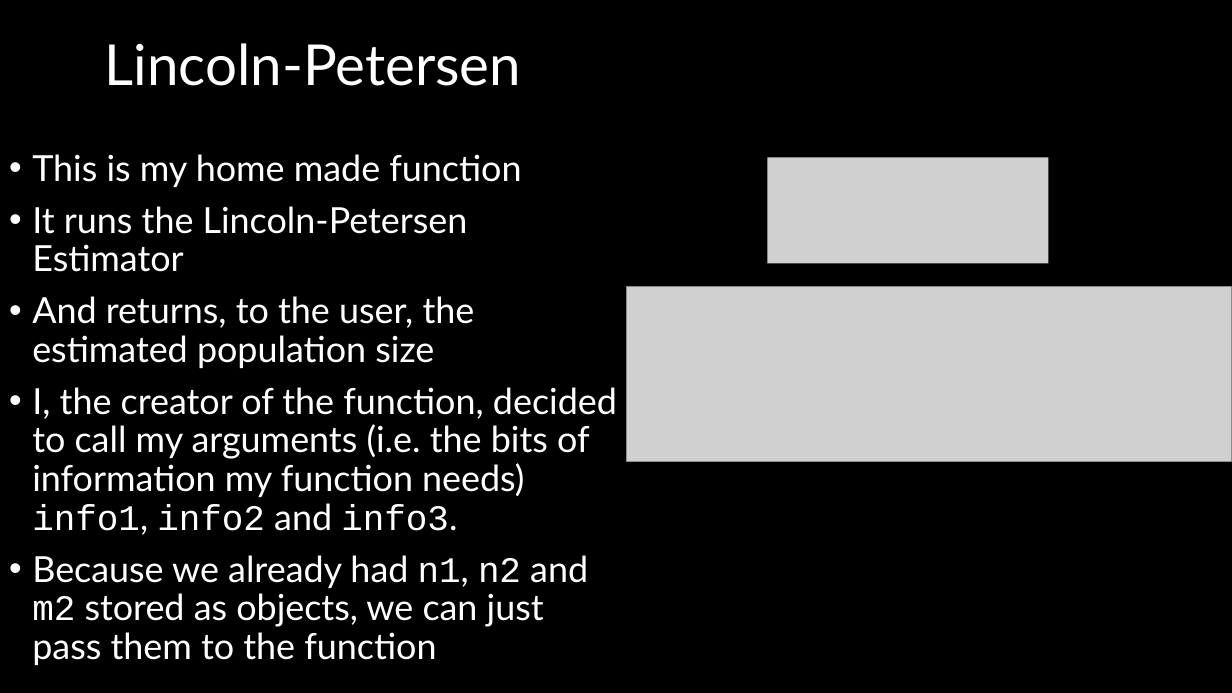
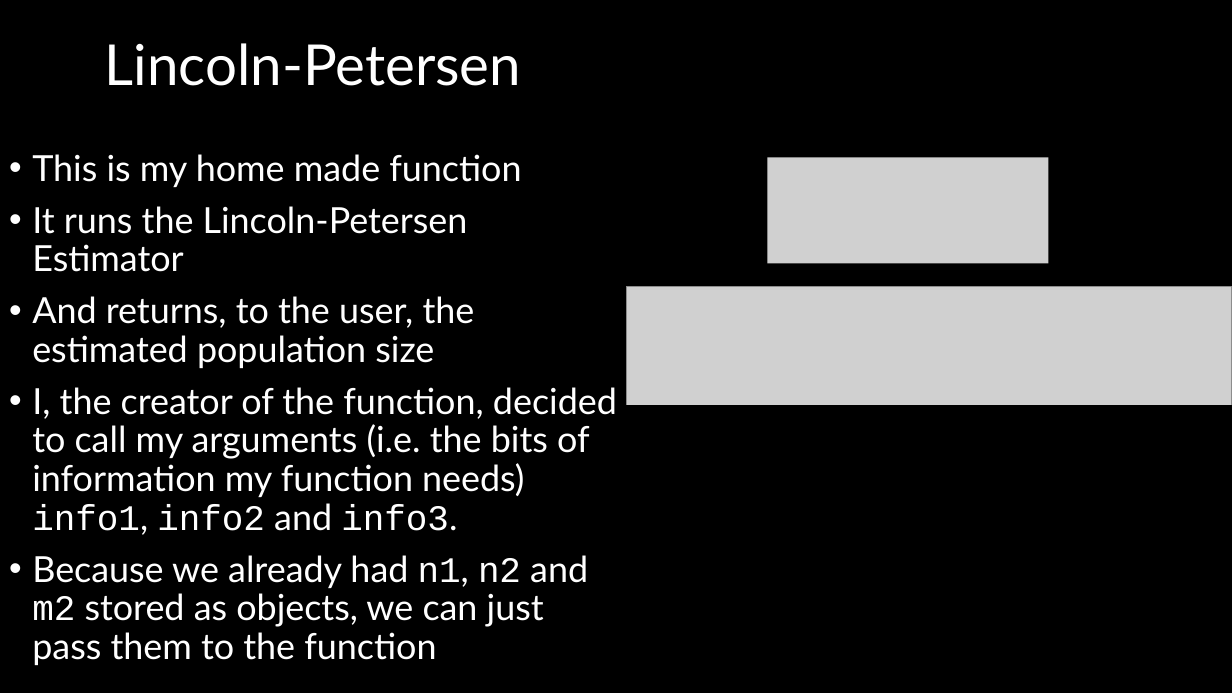
Before and after one commit to DeonRoos/stats-for-biologists, a slide deck: slide 15 of Lectures/Lecture 02.2 - R.pptx. Drawn at 1232x693 pixels with LibreOffice and Linux fonts; fonts in the diff are those of the drawing; grey boxes stand for pictures. Boxes give left, top, right and bottom in pixels: in the first picture for what was removed or moved away, otherwise in the second. Text is boxed around its words. In the diff, an @@ line names an element or a change of style, - is before the commit and + after.

```diff
--- a/Lectures/Lecture 02.2 - R.pptx
+++ b/Lectures/Lecture 02.2 - R.pptx
@@ rectangle added at <box>616,406,1232,485</box>, fill #000000, outline #000000 1.5 pt @@
```
Also in this commit, not shown: 3 slides added, 4 slides removed, 12 other files.
